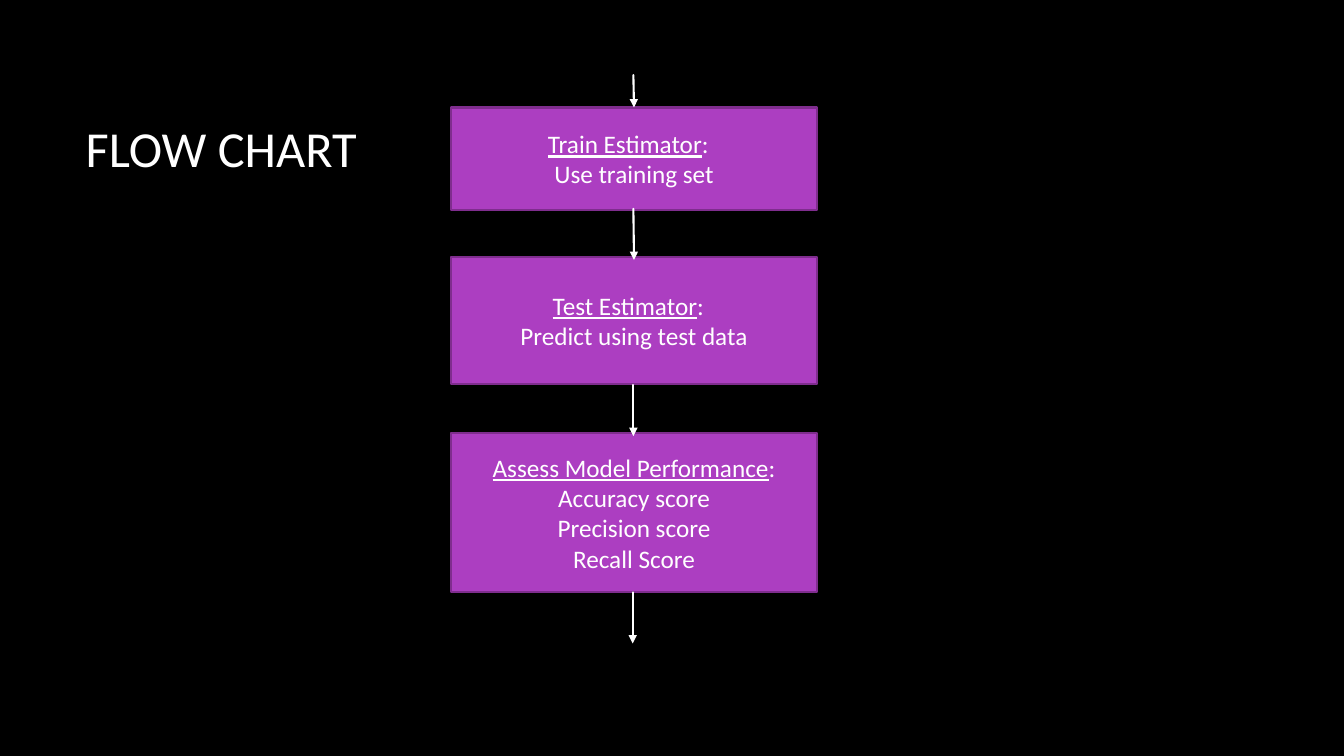
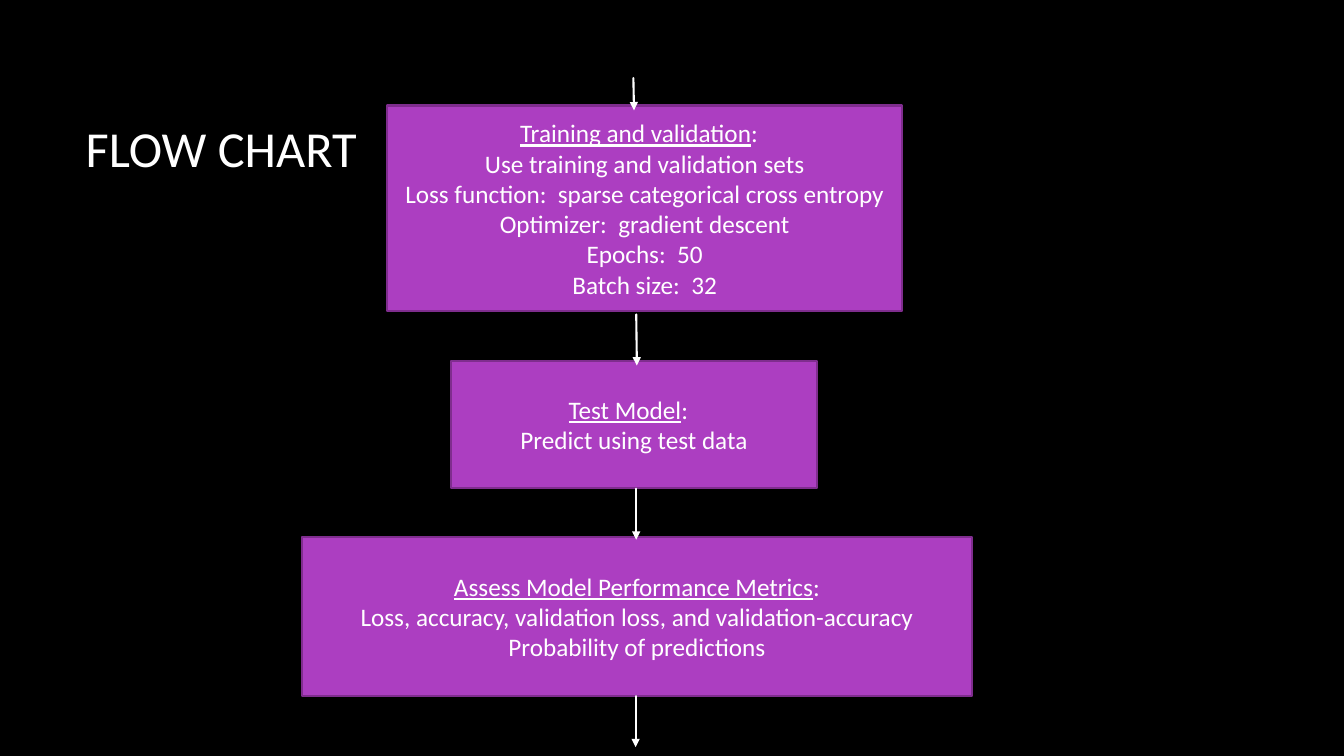
Before and after one commit to danlagos/ANA500-Week-4, a slide deck: slide 8 of Depression and Poverty.pptx. Drawn at 1344x756 pixels with LibreOffice and Linux fonts; fonts in the diff are those of the drawing; background and template pictures are left out. Boxes give left, top, right and bottom in pixels: in the first picture for what was removed or moved away, otherwise in the second. Text is boxed around its words. In the diff, an @@ line names an element or a change of style, - is before the commit and + after.

```diff
--- a/Depression and Poverty.pptx
+++ b/Depression and Poverty.pptx
@@ rectangle "Training and validation:": place and size @@
-rectangle "Training and validation:" at [452,108,817,211]
+rectangle "Training and validation:" at [387,106,902,312]
@@ text in rectangle at [405,124,884,294]: text changed @@
-Train Estimator:
-Use training set
+Training and validation:
+Use training and validation sets
+Loss function: sparse categorical cross entropy
+Optimizer: gradient descent
+Epochs: 50
+Batch size: 32
@@ rectangle "Test Model:": place and size @@
-rectangle "Test Model:" at [452,257,817,384]
+rectangle "Test Model:" at [452,361,817,488]
@@ text in rectangle at [569,401,688,423]: text changed @@
-Test Estimator:
+Test Model:
@@ 3 arrows: place and size @@
-3 arrows at [633,209,634,643]
+3 arrows at [636,315,637,747]
@@ rectangle "Assess Model Performance Metrics:": place and size @@
-rectangle "Assess Model Performance Metrics:" at [452,434,817,592]
+rectangle "Assess Model Performance Metrics:" at [302,537,973,696]
@@ text in rectangle at [361,578,913,660]: text changed @@
-Assess Model Performance:
-Accuracy score
-Precision score
-Recall Score
+Assess Model Performance Metrics:
+Loss, accuracy, validation loss, and validation-accuracy
+Probability of predictions
```
Also in this commit, not shown: 11 other slides changed, 5 slides added, 5 slides removed, 2 other files.
